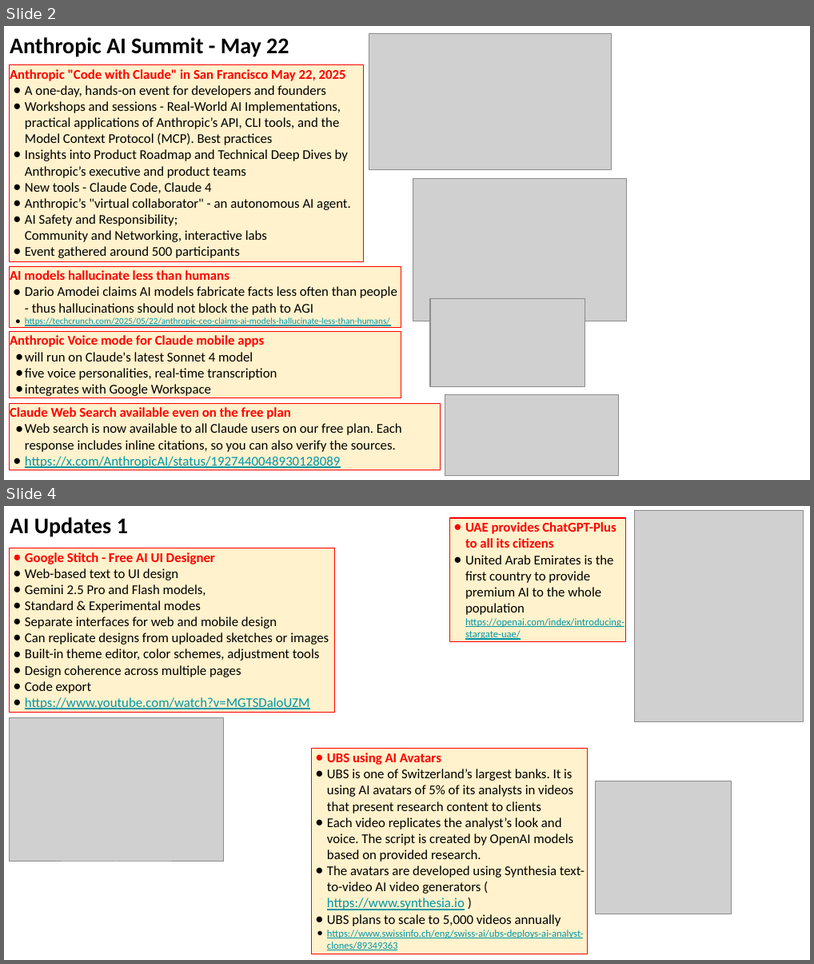
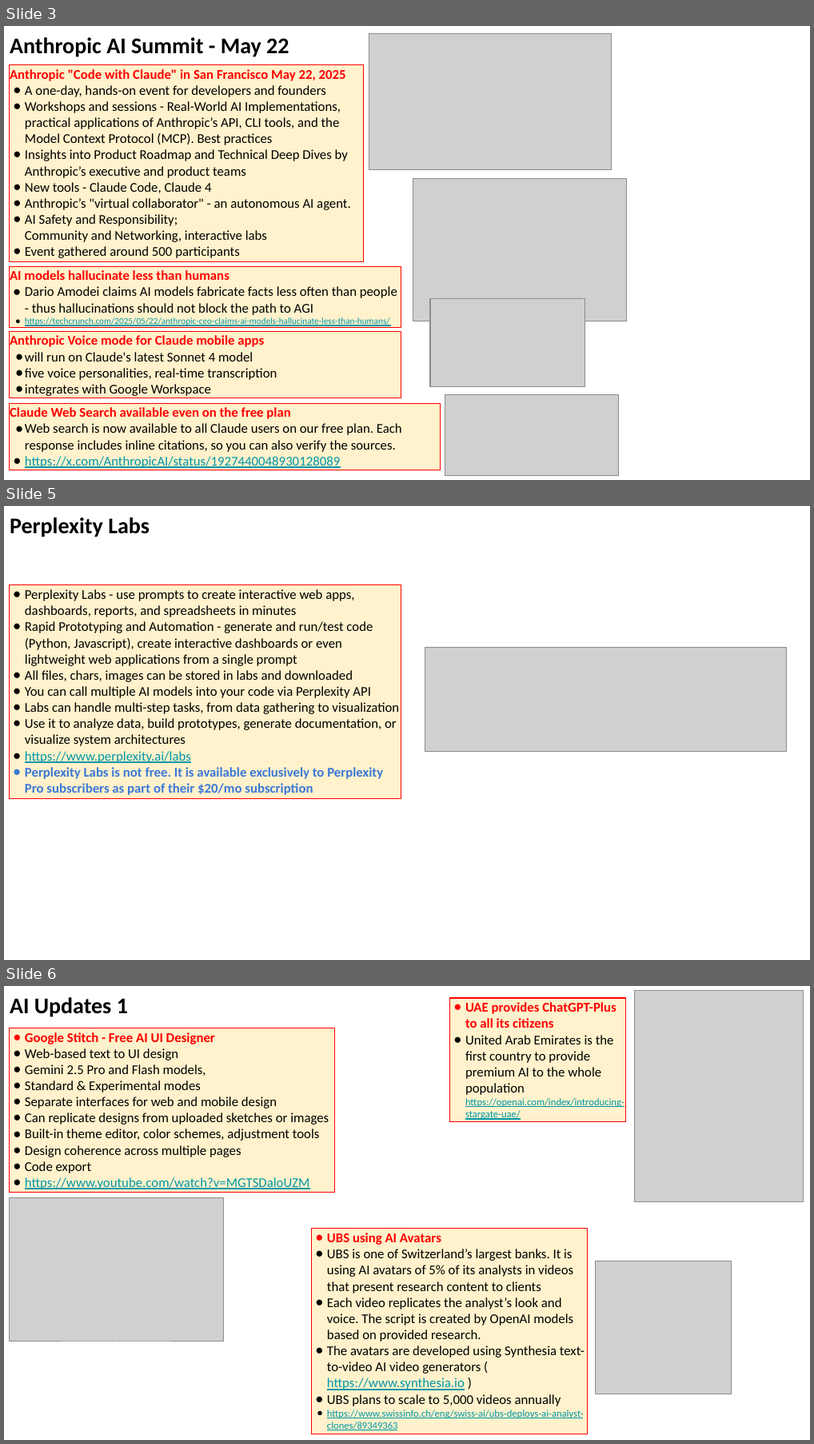
Before and after one commit to lselector/seminar, a slide deck: 2025/2025-05-30-AI-Updates.pptx. Shown one above the other, each under a label of ours: slides 2 and 4 before the commit, slides 3, 5 and 6 after it; the slides between them are not shown. The pictures are 814x964 and 814x1444 pixels, drawn with LibreOffice and Linux fonts; fonts in the diff are those of the drawing; grey boxes stand for pictures. Boxes give left, top, right and bottom in pixels: in the first picture for what was removed or moved away, otherwise in the second. Text is boxed around its words. In the diff, an @@ line names an element or a change of style, - is before the commit and + after.

```diff
--- a/2025/2025-05-30-AI-Updates.pptx
+++ b/2025/2025-05-30-AI-Updates.pptx
@@ slide 5 added at (x1=4, y1=506, x2=810, y2=960), background #FFFFFF @@
@@ text added at (x1=10, y1=517, x2=150, y2=537), 20 pt, text #000000, bold @@
+Perplexity Labs
@@ rectangle added at (x1=9, y1=585, x2=402, y2=799), fill #FFF2CC, outline #FF0000 0.75 pt, 12 pt, text #000000 @@
+● Perplexity Labs - use prompts to create interactive web apps, dashboards, reports, and spreadsheets in minutes
+● Rapid Prototyping and Automation - generate and run/test code (Python, Javascript), create interactive dashboards or even lightweight web applications from a single prompt
+● All files, chars, images can be stored in labs and downloaded
+● You can call multiple AI models into your code via Perplexity API
+● Labs can handle multi-step tasks, from data gathering to visualization
+● Use it to analyze data, build prototypes, generate documentation, or visualize system architectures
+● https://www.perplexity.ai/labs
+● Perplexity Labs is not free. It is available exclusively to Perplexity Pro subscribers as part of their $20/mo subscription
@@ picture added at (x1=426, y1=647, x2=787, y2=751) @@
@@ what was slide 2 is now slide 3 @@
@@ what was slide 4 is now slide 6 @@
```
Also in this commit, not shown: 15 slides changed.
